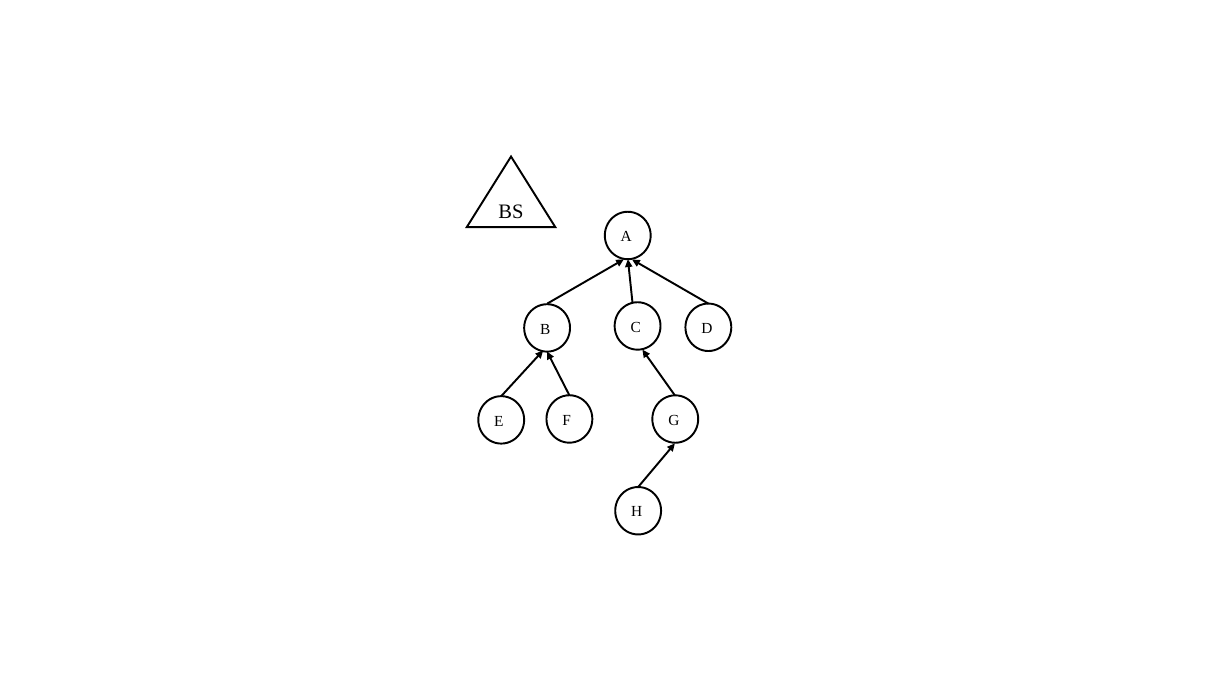
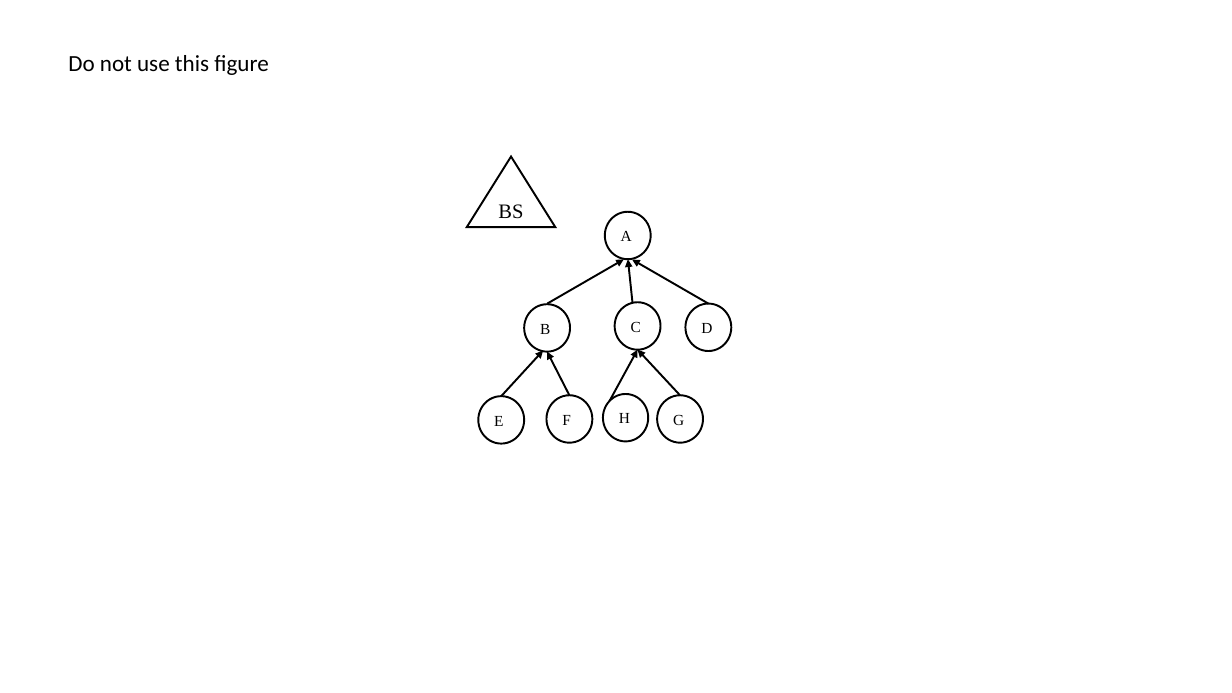
Before and after one commit to kavitshah8/thesis-, a slide deck: slide 5 of images/pics.pptx (slide 8 before the commit). Drawn at 1232x693 pixels with LibreOffice and Linux fonts; fonts in the diff are those of the drawing. Boxes give left, top, right and bottom in pixels: in the first picture for what was removed or moved away, otherwise in the second. Text is boxed around its words. In the diff, an @@ line names an element or a change of style, - is before the commit and + after.

```diff
--- a/images/pics.pptx
+++ b/images/pics.pptx
@@ text added at [68,55,268,75], 18 pt, text #000000 @@
+Do not use this figure
@@ arrow moved from (639, 487) - (675, 444) to (610, 401) - (638, 349) @@
@@ arrow moved from (675, 396) - (642, 350) to (680, 396) - (638, 349) @@
@@ ellipse "H": place and size @@
-ellipse "H" at [616,487,662,534]
+ellipse "H" at [604,394,649,441]
@@ ellipse "G": place and size @@
-ellipse "G" at [653,396,699,443]
+ellipse "G" at [657,396,703,443]
```
Also in this commit, not shown: 4 other slides changed, 3 slides added, 1 slide removed, 10 other files.
